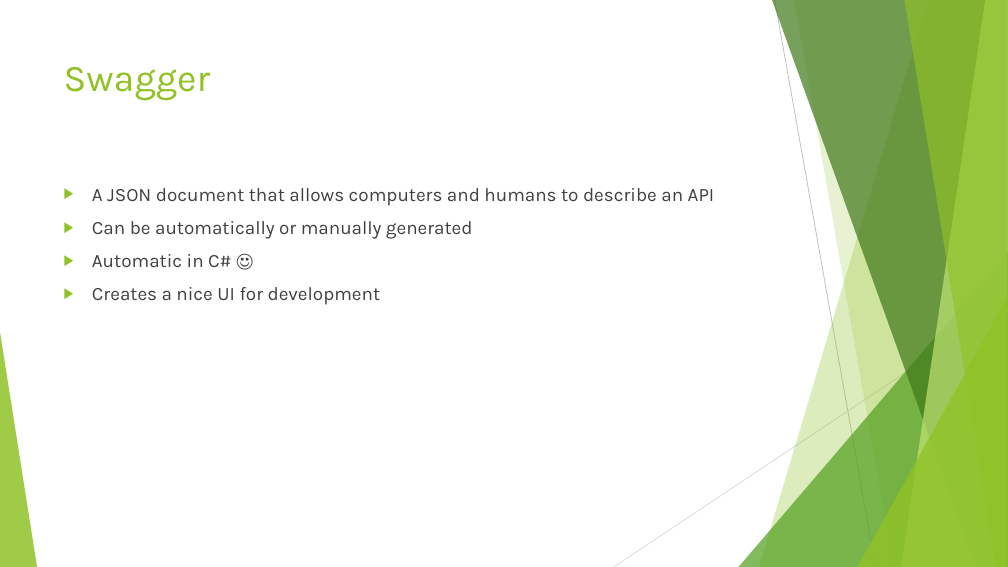
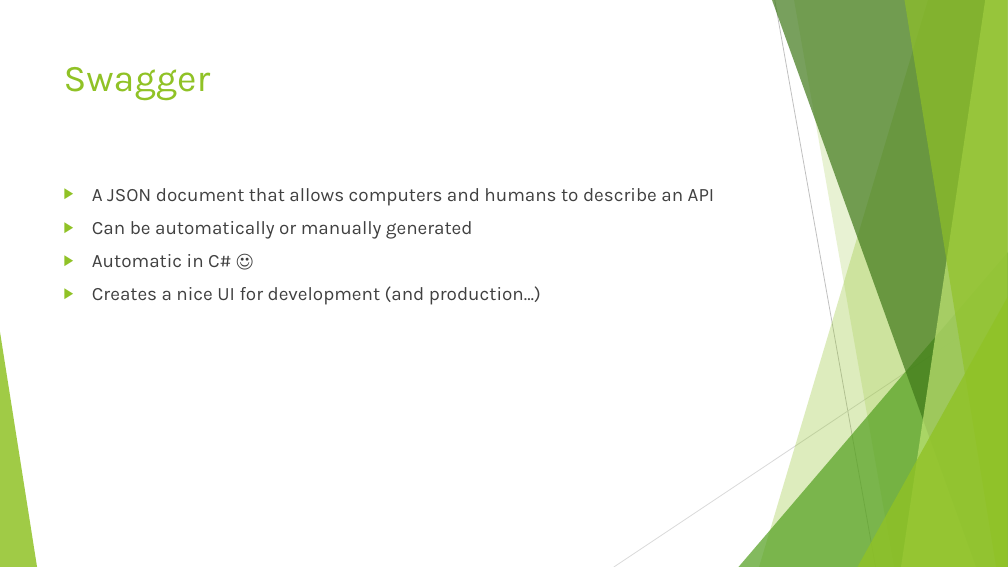
Before and after one commit to javitolin/CSharpWorkshopTodoList, a slide deck: slide 6 of Slides/6. Day 5 - API.pptx. Drawn at 1008x567 pixels with LibreOffice and Linux fonts; fonts in the diff are those of the drawing. Boxes give left, top, right and bottom in pixels: in the first picture for what was removed or moved away, otherwise in the second. Text is boxed around its words. In the diff, an @@ line names an element or a change of style, - is before the commit and + after.

Commit message:
Change the slides a bit

```diff
--- a/Slides/6. Day 5 - API.pptx
+++ b/Slides/6. Day 5 - API.pptx
@@ text at (92, 286, 541, 305): text changed @@
-▶ Creates a nice UI for development
+▶ Creates a nice UI for development (and production…)
```
Also in this commit, not shown: 5 other files.
